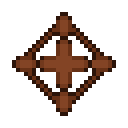
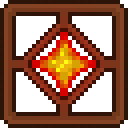
Layers edited between the first and the second (128, 128) image:
showed "Слой 0", painted on it over [16, 4, 124, 128]
added layer "Слой 2 копия" above "Слой 2" over [32, 32, 96, 96]
showed "Слой 2", blend normal → vivid light, painted on it over [0, 0, 128, 128]
removed layer "Слой 5" over [12, 12, 116, 116]
added layer "Слой 6" above "Слой 1" over [0, 0, 128, 128]
